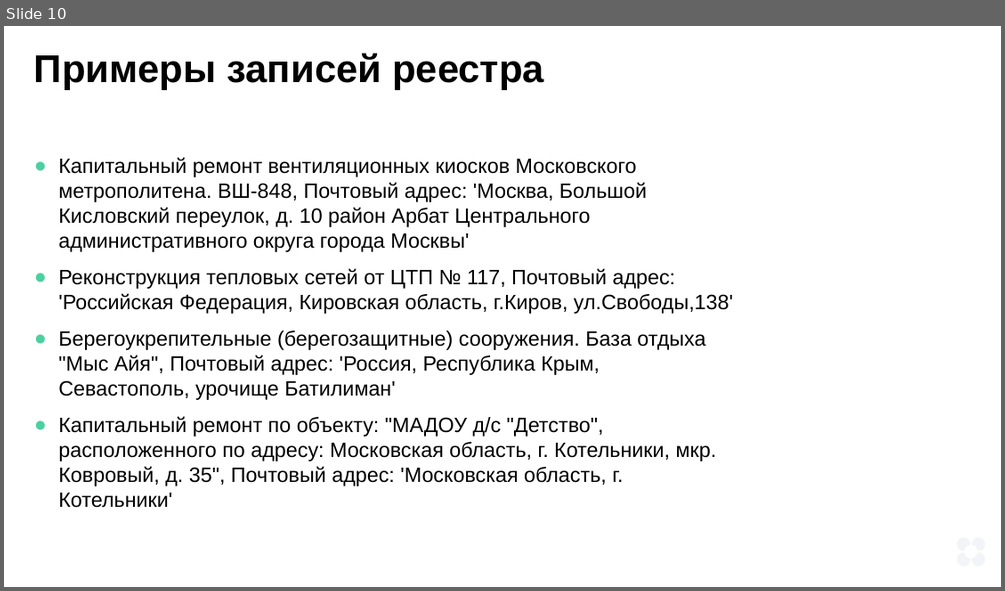
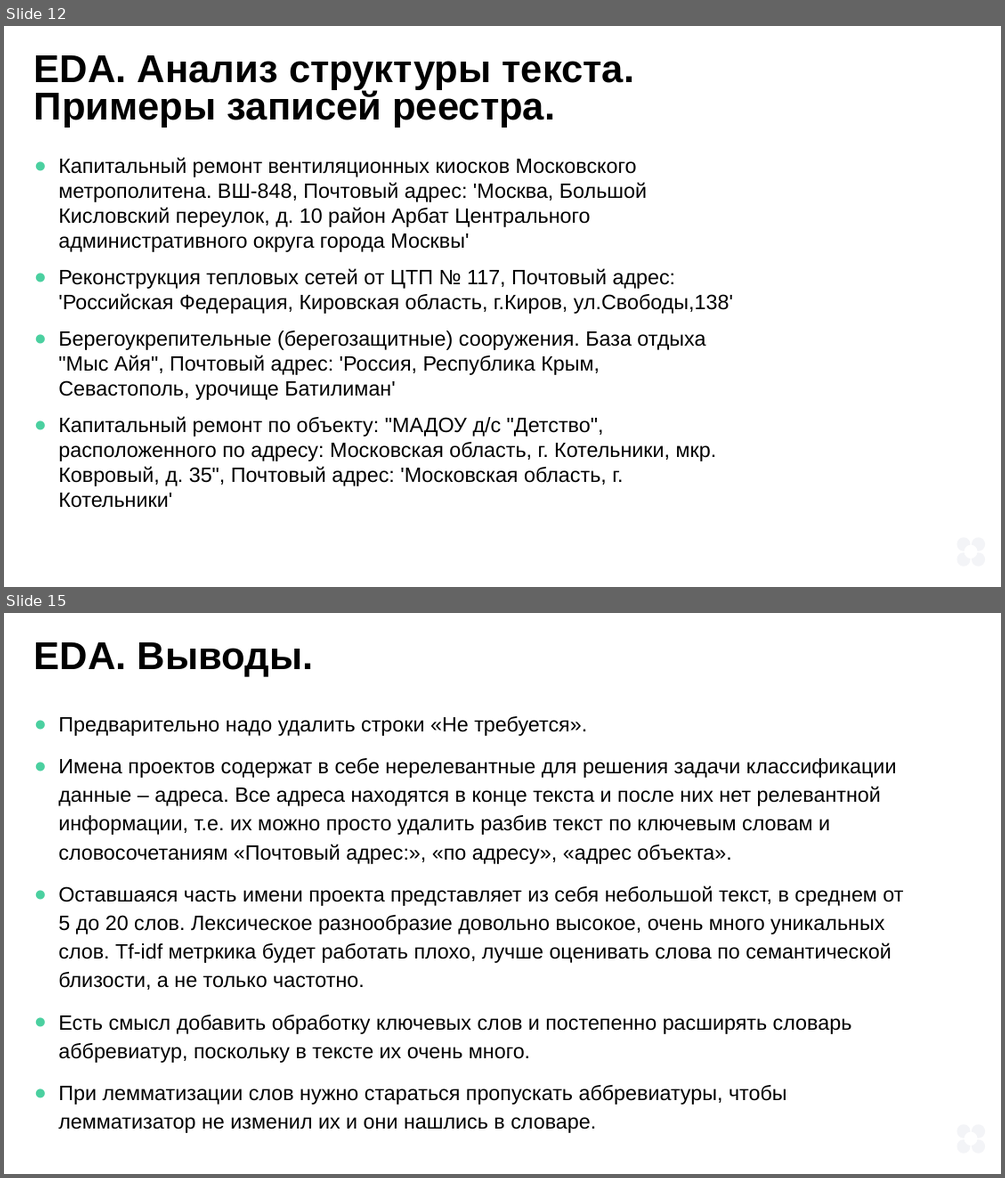
Before and after one commit to tyan/ML_learn, a slide deck: Diploma/presentation.pptx. Shown one above the other, each under a label of ours: slide 10 before the commit, slides 12 and 15 after it; the slides between them are not shown. The pictures are 1005x591 and 1005x1178 pixels, drawn with LibreOffice and Linux fonts; fonts in the diff are those of the drawing. Boxes give left, top, right and bottom in pixels: in the first picture for what was removed or moved away, otherwise in the second. Text is boxed around its words. In the diff, an @@ line names an element or a change of style, - is before the commit and + after.

```diff
--- a/Diploma/presentation.pptx
+++ b/Diploma/presentation.pptx
@@ slide 15 added at bbox=[4, 613, 1001, 1174], background #FFFFFF; not listed: 4 template elements that a slide beside it also shows @@
@@ text added at bbox=[34, 642, 314, 677], 56 pt, text #000000, bold @@
+EDA. Выводы.
@@ text added at bbox=[58, 716, 903, 1133], 30 pt, text #000000 @@
+● Предварительно надо удалить строки «Не требуется».
+● Имена проектов содержат в себе нерелевантные для решения задачи классификации данные – адреса. Все адреса находятся в конце текста и после них нет релевантной информации, т.е. их можно просто удалить разбив текст по ключевым словам и словосочетаниям «Почтовый адрес:», «по адресу», «адрес объекта».
+● Оставшаяся часть имени проекта представляет из себя небольшой текст, в среднем от 5 до 20 слов. Лексическое разнообразие довольно высокое, очень много уникальных слов. Tf-idf метркика будет работать плохо, лучше оценивать слова по семантической близости, а не только частотно.
+● Есть смысл добавить обработку ключевых слов и постепенно расширять словарь аббревиатур, поскольку в тексте их очень много.
+● При лемматизации слов нужно стараться пропускать аббревиатуры, чтобы лемматизатор не изменил их и они нашлись в словаре.
@@ what was slide 10 is now slide 12 @@
@@ slide 12 changed as well @@
@@ text at bbox=[34, 55, 635, 127]: text changed @@
-Примеры записей реестра
+EDA. Анализ структуры текста.
+Примеры записей реестра.
```
Also in this commit, not shown: 20 other slides changed, 9 other slides added, 1 other file.
